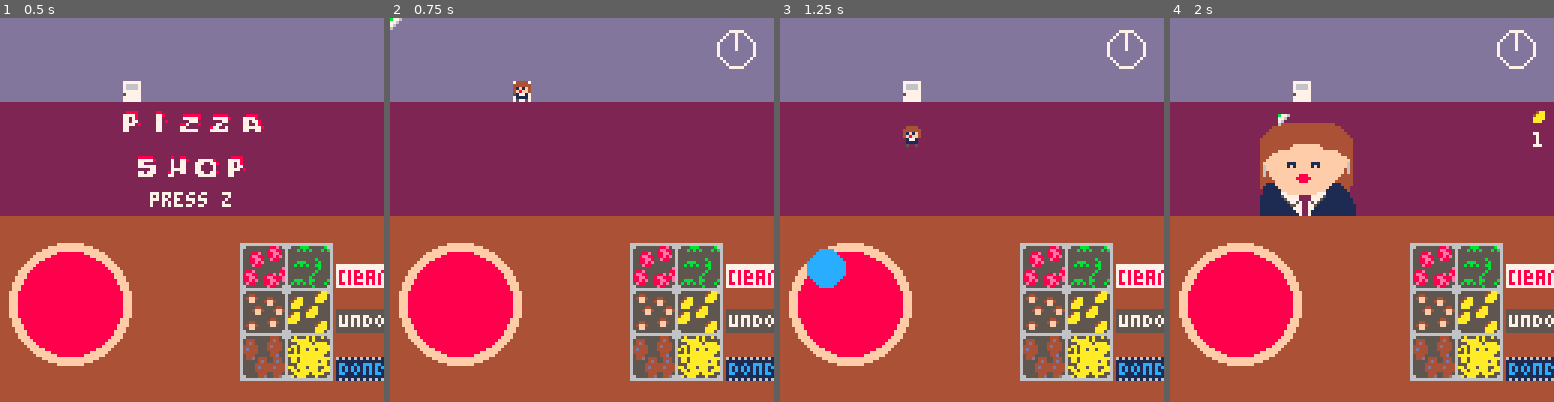
Above: before the commit, frames 1-4 (left to right).
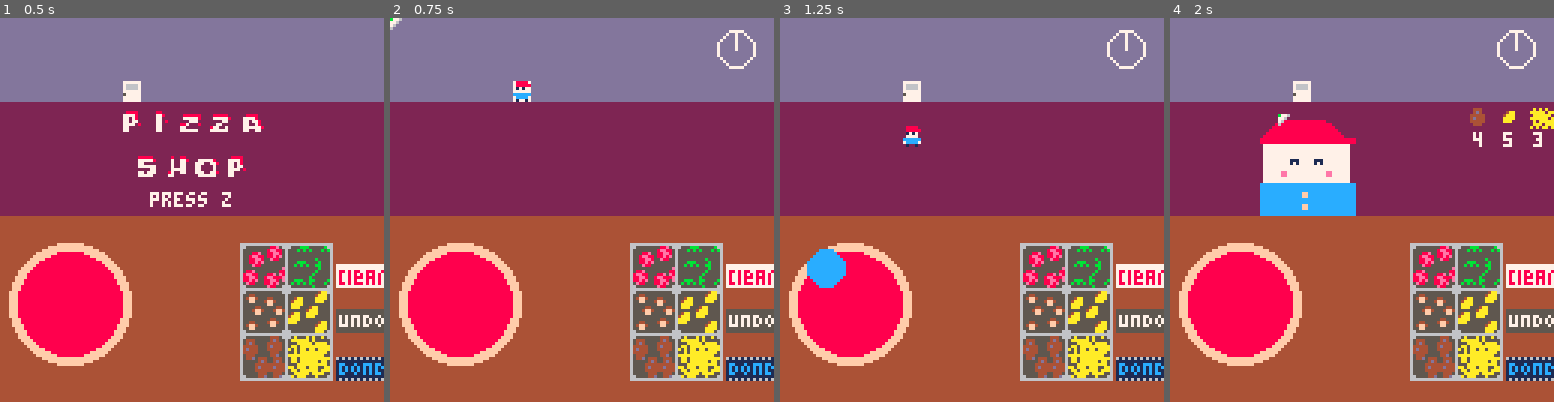
Above: after the commit, the same moments.

Repository: Cybrwire/pico8-tinkering
Game: PICO-8 cartridge pizza_shop.p8
Same seed, same stepped clock (60 frames per second), same inputs: the game is played once before the commit and once after it.
Inputs (mouse positions are in pixels of both pictures, inside the frame that each line leads up to):
- Up to frame 1 (0.5 s): no input
- Up to frame 2 (0.75 s): click (670, 121) at 0.67 s; tap O (Z key) at 0.7 s
- Up to frame 3 (1.25 s): click (826, 267) at 1.22 s
- Up to frame 4 (2 s): tap O (Z key) at 1.7 s; click (1277, 114) at 1.77 s

Frame 1 is identical in both runs. In frame 2, 0.2% of the frame differs, in the area x 32-37%, y 16-22%; in frame 3, 0.2%; in frame 4, 6.4%, in the area x 23-100%, y 23-52%.

Commit message:
updated: adjusted difficulty
regular customers and boss first phase were too easy

Diff:
--- a/pizza_shop.p8
+++ b/pizza_shop.p8
@@ -1,13 +1,11 @@
 pico-8 cartridge // http://www.pico-8.com
 version 43
 __lua__
---pizza shop
---justin montgomery
---202606030941
+--pizza shop trials
 function _init()
 	poke(0x5f2d, 7)
 	game_state      = 'title'
-	close_time      = 5400
+	close_time      = 2000
 	tim_lim         = close_time
 	clock_pos       = {x=115,y=10}
 	title_crds      = {40,30}
@@ -18,9 +16,9 @@
 
 	ingredients_spr = {48,50,52,54,56,58}
 	customers = {
-	 --new_customer(3,64,nil,40,20,false),
-	 --new_customer(4,68,nil,40,20,false),
-	 --new_customer(5,72,nil,40,20,false),
+	 new_customer(3,64,nil,40,20,false),
+	 new_customer(4,68,nil,40,20,false),
+	 new_customer(5,72,nil,40,20,false),
 	 new_customer(6,128,132,40,20,true),--boss
 	}
 
@@ -329,12 +327,12 @@
 
 	if _c.boss then
 		 if _c.phase == 'first' then
-				size = flr(rnd(1)+1)
+				size = flr(rnd(5)+13)
 			elseif _c.phase == 'second' then
-				size = flr(rnd(1)+20)
+				size = flr(rnd(5)+20)
 			end
 	else
-		size = flr(rnd(10)+2)
+		size = flr(rnd(10)+5)
 	end
 	local order = {}
 	for i = 1,size do
Not shown, changed: 129 lines of the sprite sheet (__gfx__) section of pizza_shop.p8
Not shown, changed: the thumbnail (__label__) section of pizza_shop.p8
